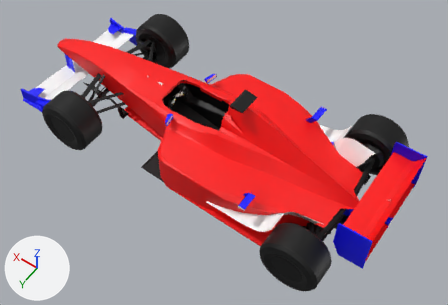
A saved change to the COLLADA model f1/f1/meshes/F1.dae.
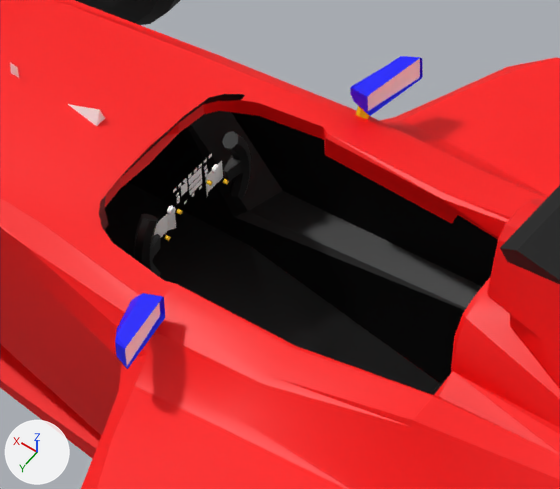
The first picture shows the older version from a 50 mm lens placed at (-0.8, 0.7, 1.106), pointed at (-0.32, 0.028, 0.05). The close-ups show the older and then the newer version on the part from 33% to 53% of the width and 21% to 48% of the height of that picture. Only the edits that show in the close-ups are written down. Arrows for +X, +Y and +Z are at lower left; the lights stay in place. Where no turn or scale is listed for an object, it has been applied to the vertices.

Names of what the first close-up shows: 'SketchUp_003', 'SketchUp_017', 'SketchUp_022', 'SketchUp_025', 'SketchUp_030', 'SketchUp_045', 'SketchUp_057', 'SketchUp_150', 'SketchUp_179', 'SketchUp_210', 'SketchUp_211' and 13 more.
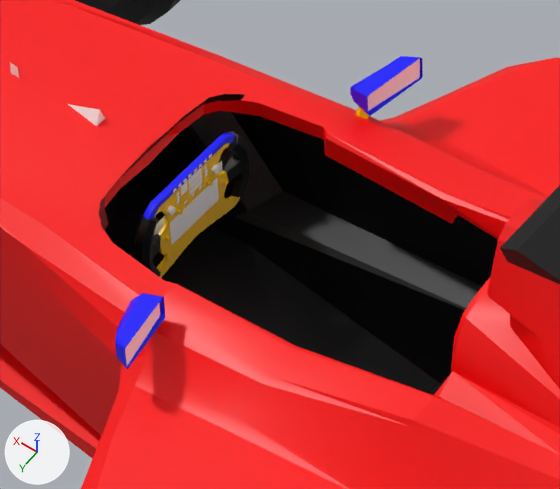
Boxes [x1, y1, x2, y2] around the edits, measured in the close-ups (560 x 489 px):
```json
{"object": "SketchUp_030", "change": "surface changed", "before": [90, 142, 516, 486], "after": [90, 142, 516, 486]}
{"object": "SketchUp_016", "change": "added", "after": [155, 143, 240, 278]}
{"object": "SketchUp_163", "change": "added", "after": [170, 178, 219, 244]}
{"object": "SketchUp_009", "change": "added", "after": [143, 133, 235, 219]}
```

Edits to the scene script, one JSON object a line:
```json
{"op": "set", "path": "mat_color_e01_003.roughness", "old": "0.5", "new": "0.44"}
{"op": "add", "block": "me_sketchup_163", "code": ["me_sketchup_163 = bpy.data.meshes.new('SketchUp_163')", "me_sketchup_163.from_pydata([(-0.1742, 0.0109, 0.1041), (-0.1742, -0.0165, 0.0922), (-0.1742, -0.0165, 0.1041), (-0.1742, 0.0109, 0.0922), (-0.1742, -0.017, 0.1035), (-0.1742, 0.0114, 0.1035), (-0.1742, -0.017, 0.0928), (-0.1742, 0.0114, 0.0928)], [], [(0, 1, 2), (0, 3, 1), (2, 1, 4), (0, 5, 3), (4, 1, 6), (5, 7, 3)])", "me_sketchup_163.materials.append(mat_material_003)  # white #ffffff"]}
{"op": "add", "block": "me_sketchup_016", "code": ["me_sketchup_016 = bpy.data.meshes.new('SketchUp_016')", "me_sketchup_016.from_pydata(...)  # 265 vertices, 416 faces; spans x -0.1741..-0.1727, y -0.0316..0.0261, z 0.0806..0.1181", "me_sketchup_016.materials.append(mat_color_a01_003)  # yellow #ffca00"]}
{"op": "add", "block": "me_sketchup_009", "code": ["me_sketchup_009 = bpy.data.meshes.new('SketchUp_009')", "me_sketchup_009.from_pydata(...)  # 58 vertices, 104 faces; spans x -0.1748..-0.1719, y -0.0291..0.0235, z 0.1143..0.1201", "me_sketchup_009.materials.append(mat_color_i03)  # blue #0000ff"]}
{"op": "add", "block": "ob_sketchup_163", "code": ["ob_sketchup_163 = bpy.data.objects.new('SketchUp_163', me_sketchup_163)", "ob_sketchup_163.location = (0.0, 0.0, 0.0)"]}
{"op": "add", "block": "ob_sketchup_016", "code": ["ob_sketchup_016 = bpy.data.objects.new('SketchUp_016', me_sketchup_016)", "ob_sketchup_016.location = (0.0, 0.0, 0.0)"]}
{"op": "add", "block": "ob_sketchup_009", "code": ["ob_sketchup_009 = bpy.data.objects.new('SketchUp_009', me_sketchup_009)", "ob_sketchup_009.location = (0.0, 0.0, 0.0)"]}
```
